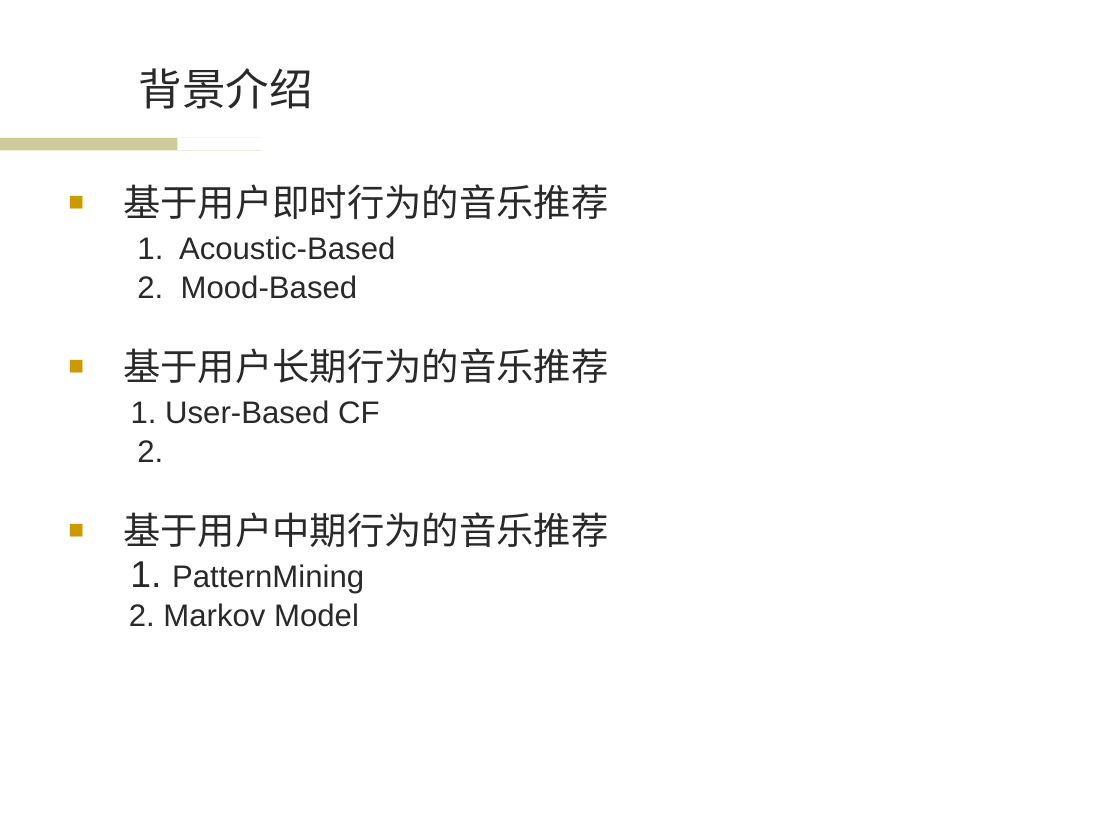
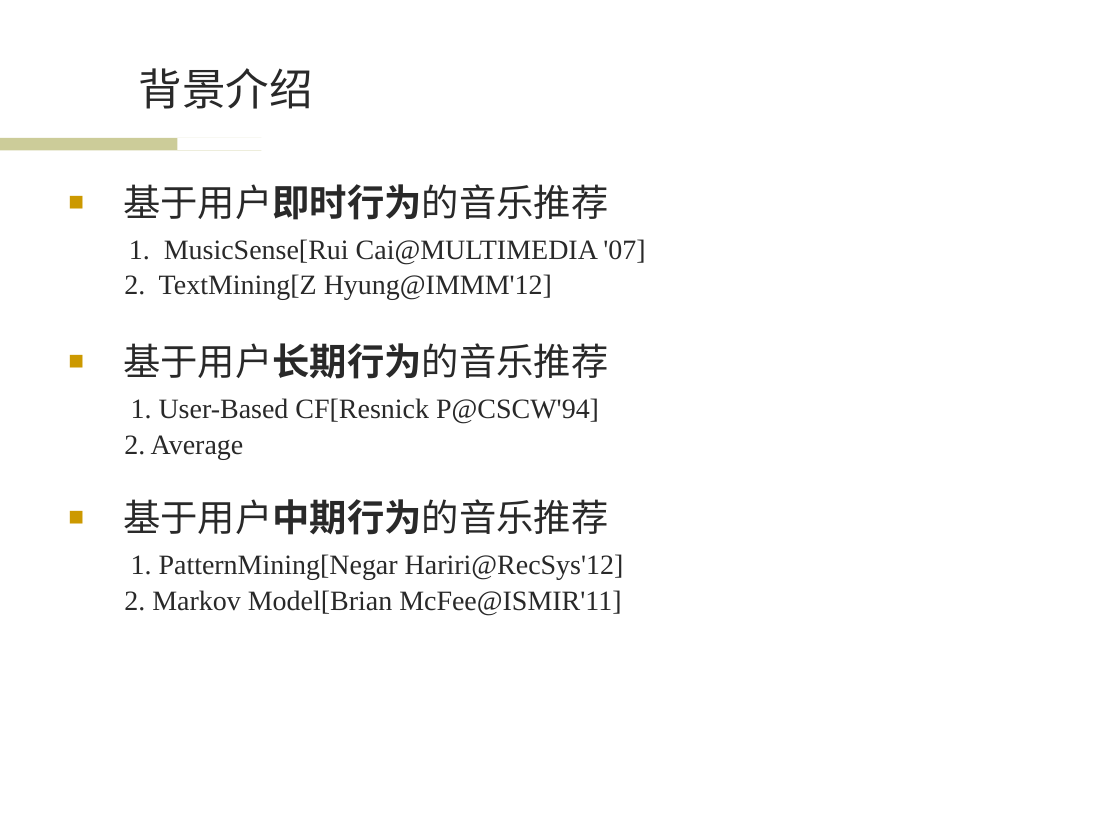
Before and after one commit to wwssttt/NJUThesis, a slide deck: slide 4 of ppt/一种基于时间序列分析的个性化音乐推荐系统及其实现.ppt. Drawn at 1120x840 pixels with LibreOffice and Linux fonts; fonts in the diff are those of the drawing; background and template pictures are left out. Boxes give left, top, right and bottom in pixels: in the first picture for what was removed or moved away, otherwise in the second. Text is boxed around its words. In the diff, an @@ line names an element or a change of style, - is before the commit and + after.

```diff
--- a/ppt/一种基于时间序列分析的个性化音乐推荐系统及其实现.ppt
+++ b/ppt/一种基于时间序列分析的个性化音乐推荐系统及其实现.ppt
@@ text at (x1=123, y1=184, x2=608, y2=535): bold on in "基于用户即时行为的音乐推荐", "基于用户长期行为的音乐推荐", "基于用户中期行为的音乐推荐" @@
@@ text at (x1=124, y1=239, x2=645, y2=300): text changed; size 20 to 18 pt; font Arial to Times New Roman @@
-1. Acoustic-Based
-2. Mood-Based
+1. MusicSense[Rui Cai@MULTIMEDIA '07]
+2. TextMining[Z Hyung@IMMM'12]
@@ text at (x1=124, y1=398, x2=599, y2=459): text changed; size 20 to 18 pt; font Arial to Times New Roman @@
-1. User-Based CF
-2.
+1. User-Based CF[Resnick P@CSCW'94]
+2. Average
@@ text at (x1=124, y1=554, x2=624, y2=615): text changed; size 20 to 18 pt; font Arial to Times New Roman @@
-1. PatternMining
-2. Markov Model
+1. PatternMining[Negar Hariri@RecSys'12]
+2. Markov Model[Brian McFee@ISMIR'11]
```
Also in this commit, not shown: 10 other slides changed, 4 slides added, 1 slide removed.
